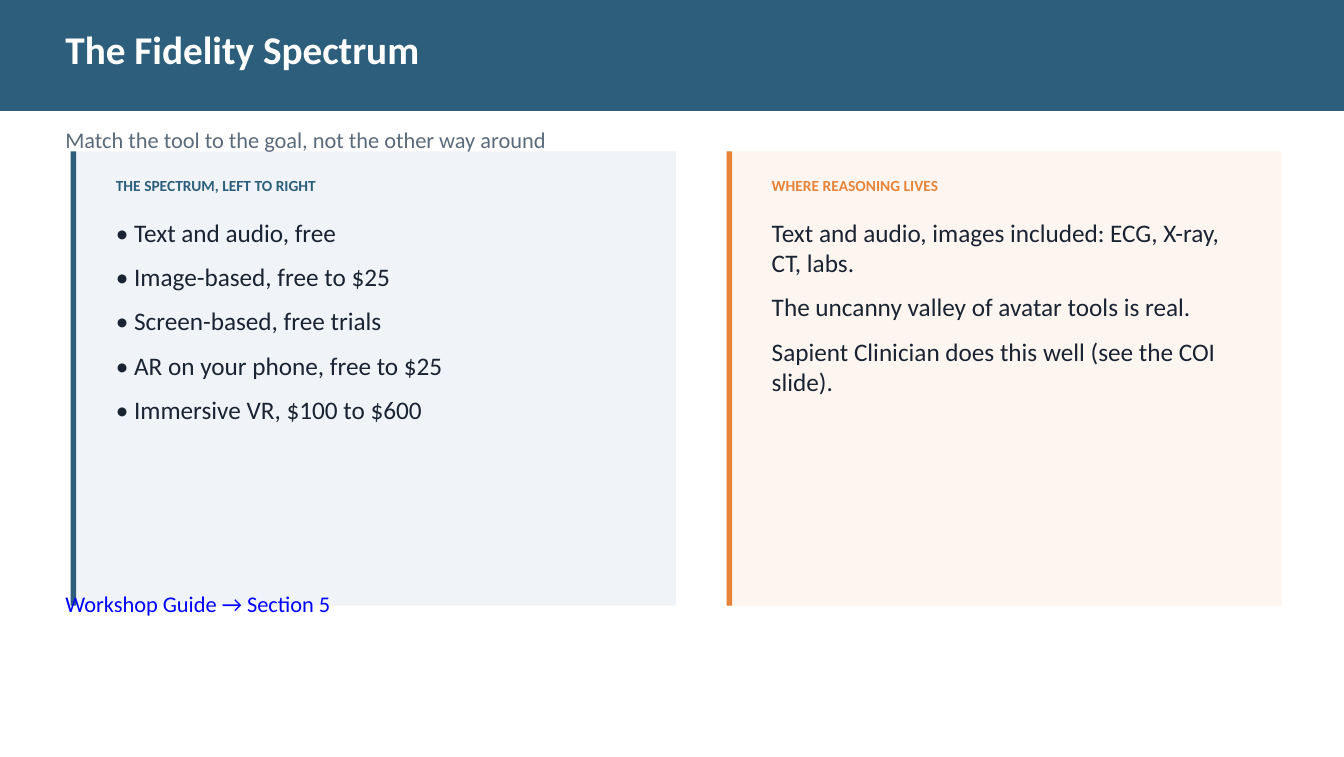
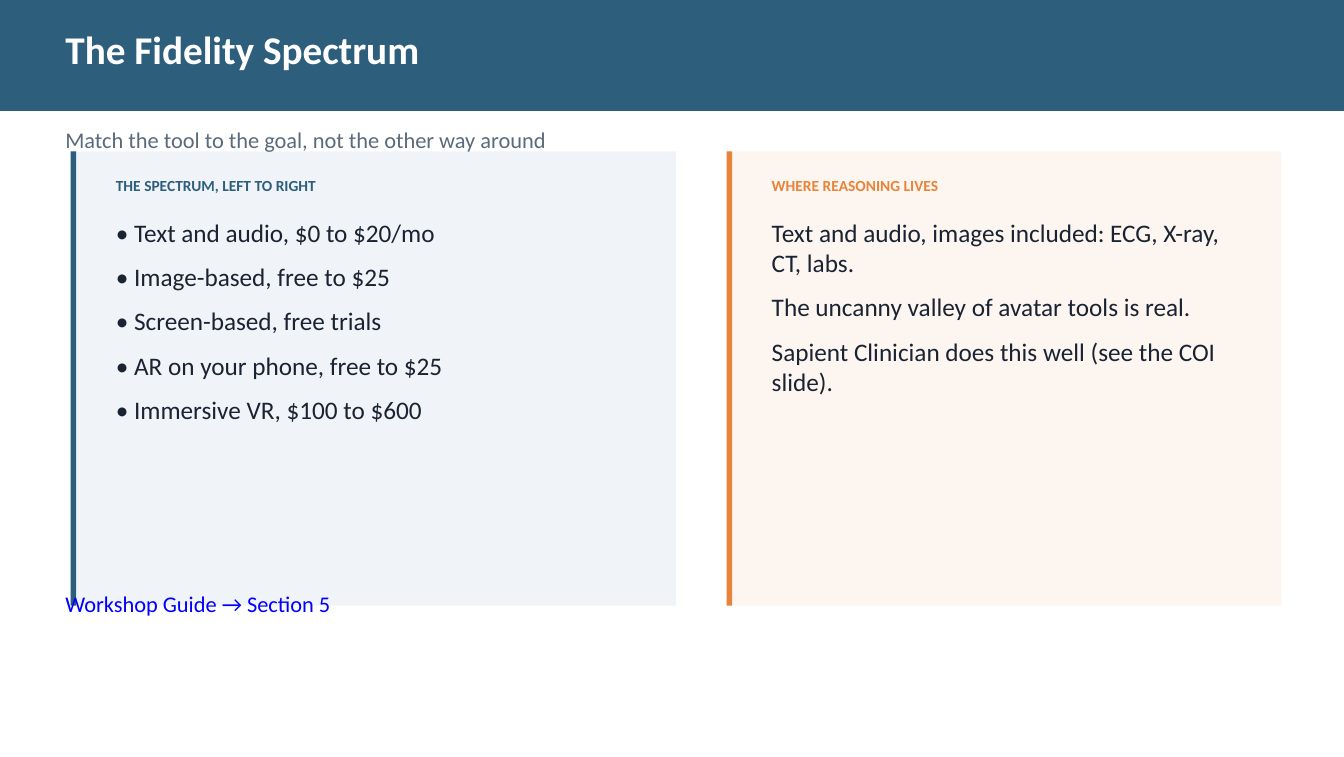
Before and after one commit to diana-brewer/digital-learning-unlocked, a slide deck: slide 14 of Digital Learning Unlocked - Slide Deck.pptx. Drawn at 1344x757 pixels with LibreOffice and Linux fonts; fonts in the diff are those of the drawing. Boxes give left, top, right and bottom in pixels: in the first picture for what was removed or moved away, otherwise in the second. Text is boxed around its words. In the diff, an @@ line names an element or a change of style, - is before the commit and + after.

```diff
--- a/Digital Learning Unlocked - Slide Deck.pptx
+++ b/Digital Learning Unlocked - Slide Deck.pptx
@@ text at <box>134,224,434,245</box>: text changed @@
-• Text and audio, free
+• Text and audio, $0 to $20/mo
```
Also in this commit, not shown: 2 other files.
